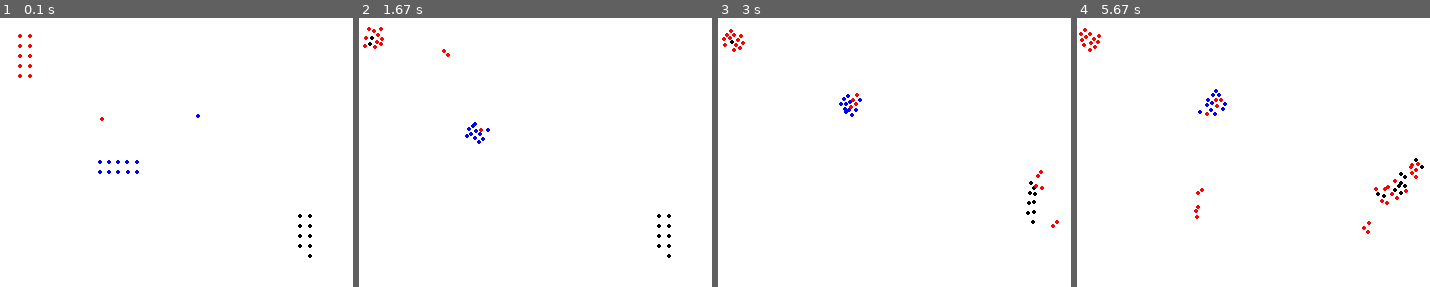
Above: before the commit, frames 1-4 (left to right).
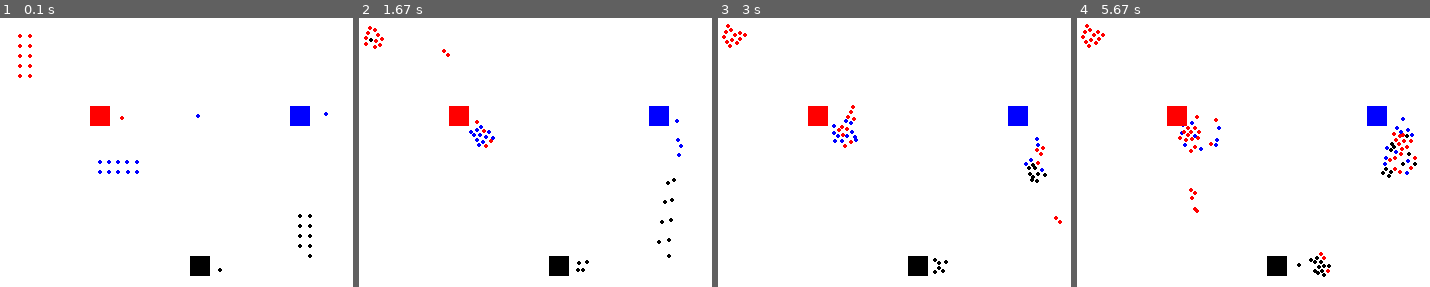
Above: after the commit, the same moments.

Repository: JMABrown/Pygame-RTS
Game: pygame game, started from pygame-rts.py
Two runs of this game, one before a commit and one after it. Both use one fixed random seed, a clock stepped at 60 frames per second and the inputs below.
Inputs (mouse positions are in pixels of both pictures, inside the frame that each line leads up to):
- Up to frame 1 (0.1 s): no input
- Up to frame 2 (1.67 s): tap E at 0.33 s; press the mouse at (606, 192) at 0.7 s; move the mouse to (528, 122) at 0.8 s; release the mouse at (454, 55) at 0.93 s; tap W at 1.5 s
- Up to frame 3 (3 s): move the mouse to (852, 69) at 1.87 s; tap W at 1.9, 2.2, 2.4, 2.7, 2.9 s; move the mouse to (1042, 157) at 2.37 s; move the mouse to (1060, 225) at 2.87 s
- Up to frame 4 (5.67 s): tap W at 3.2, 4.13, 4.47, 4.77, 4.9, 5.3, 5.6 s; press the mouse at (1324, 192) at 3.43 s; move the mouse to (1369, 211) at 3.53 s; move the mouse to (1419, 235) at 3.63 s; release the mouse at (1419, 235) at 3.67 s; press the mouse at (1324, 192) at 3.77 s; move the mouse to (1257, 149) at 3.87 s; move the mouse to (1189, 109) at 3.97 s; release the mouse at (1189, 109) at 4 s; click (1359, 128) at 4.15 s; click (1415, 163) at 4.48 s; tap E at 4.55 s; click (1348, 265) at 4.92 s; click (1197, 211) at 5.32 s

The runs differ from the first frame. In frame 1, 1.3% of the frame differs, in the area x 25-93%, y 32-96%; in frame 2, 1.9%; in frame 3, 2.4%; in frame 4, 3.1%, in the area x 0-99%, y 2-97%.

Commit message:
Added buildings to spawn troops, and bullets despawn offscreen

Diff:
--- a/pygame-rts.py
+++ b/pygame-rts.py
@@ -1,5 +1,6 @@
 import pygame
 import numpy as np
+import random as rand
 import time
 from pygame.locals import *
 
@@ -16,6 +17,7 @@
 
 SHOW_HEALTH = True
 DISOBEDIENT_UNITS = True
+FRIENDLY_RETALIATION = False
 FRIENDLY_FIRE = False
 
 LMB = 1
@@ -32,6 +34,25 @@
 BULLET_DAMAGE = 10
 AVOID_RADIUS = 5
 WAYPOINT_THRESHOLD = 10
+BUILDING_EDGE = 20
+BUILDING_SPAWN_PERIOD = 0.5 #seconds
+
+class SpawnBuilding(object):
+
+    def __init__(self, x, y, color):
+        self.x = x
+        self.y = y
+        self.color = color
+        self.time_last_spawn = 0
+
+    def updateSpawner(self, units):
+        if (time.clock() >= self.time_last_spawn + BUILDING_SPAWN_PERIOD):
+            units.append(Unit(self.x + BUILDING_EDGE + 3 + rand.randint(-5, 5), self.y + rand.randint(-5, 5), self.color))
+            self.time_last_spawn = time.clock()
+
+    def draw(self, displaySurf):
+        pygame.draw.rect(displaySurf, self.color, (int(self.x) - BUILDING_EDGE/2, int(self.y) - BUILDING_EDGE/2, BUILDING_EDGE, BUILDING_EDGE), 0)
+
 
 class AttackLine(object):
 
@@ -54,18 +75,26 @@
         self.x_vel = x_vel
         self.y_vel = y_vel
         self.colided = False
+        self.offscreen = False
 
     def updatePos(self):
         self.x += self.x_vel
         self.y += self.y_vel
 
+    def checkOffscreen(self, worldx, worldy):
+        if (self.x < 0 or self.y < 0 or self.x > worldx or self.y > worldy):
+            self.offscreen = True
+
     def checkColisions(self, units):
         for unit in units:
             if (unit is not self.source):
-                total_dist = ((self.x - unit.x)**2 + (self.y - unit.y)**2)**0.5
-                if (total_dist <= UNIT_RADIUS + BULLET_RADIUS):
-                    unit.inflictDamage(self.source, BULLET_DAMAGE)
-                    self.colided = True
+                if ((not FRIENDLY_FIRE) and unit.color == self.color):
+                    continue
+                else:
+                    total_dist = ((self.x - unit.x)**2 + (self.y - unit.y)**2)**0.5
+                    if (total_dist <= UNIT_RADIUS + BULLET_RADIUS):
+                        unit.inflictDamage(self.source, BULLET_DAMAGE)
+                        self.colided = True
 
     def draw(self, displaySurf):
         pygame.draw.circle(displaySurf, self.color, (int(self.x), int(self.y)), BULLET_RADIUS, 0)
@@ -180,7 +209,7 @@
             self.target = None
 
     def updateNoFriendlyTargets(self):
-        if (not FRIENDLY_FIRE):
+        if (not FRIENDLY_RETALIATION):
             if (self.target is not None):
                 if (self.target.color == self.color):
                     self.target = None
@@ -210,6 +239,7 @@
 box_being_dragged = False
 
 bullets = []
+buildings = []
 attacks = [AttackLine(0, 0, 100, 100)]
 units = [Unit(100, 100, RED)]
 units.append(Unit(200, 100, BLUE))
@@ -242,6 +272,9 @@
 units.append(Unit(310, 220, BLACK))
 units.append(Unit(310, 230, BLACK))
 units.append(Unit(310, 240, BLACK))
+buildings.append(SpawnBuilding(100, 100, RED))
+buildings.append(SpawnBuilding(300, 100, BLUE))
+buildings.append(SpawnBuilding(200, 250, BLACK))
 
 while (True): # the main game loop
     DISPLAYSURF.fill(WHITE)
@@ -316,13 +349,18 @@
         unit.untargetDeadUnits(units)
         unit.draw(DISPLAYSURF)
 
+    for building in buildings:
+        building.updateSpawner(units)
+        building.draw(DISPLAYSURF)
+
     for al in attacks:
         al.draw(DISPLAYSURF)
 
     for bullet in bullets:
         bullet.updatePos()
         bullet.checkColisions(units)
-        if (bullet.colided == True):
+        bullet.checkOffscreen(worldx, worldy)
+        if (bullet.colided or bullet.offscreen):
             bullets.remove(bullet)
             continue
         bullet.draw(DISPLAYSURF)
